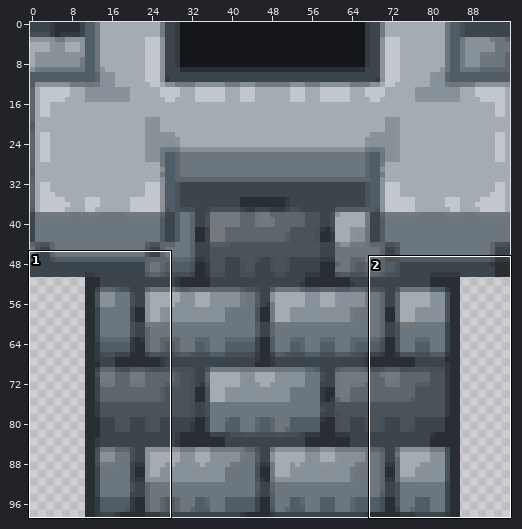
One commit to this sprite sheet: assets/wall.png. Above: a wide view before the commit, with the close-up outlined.
Close-up. Earlier state:
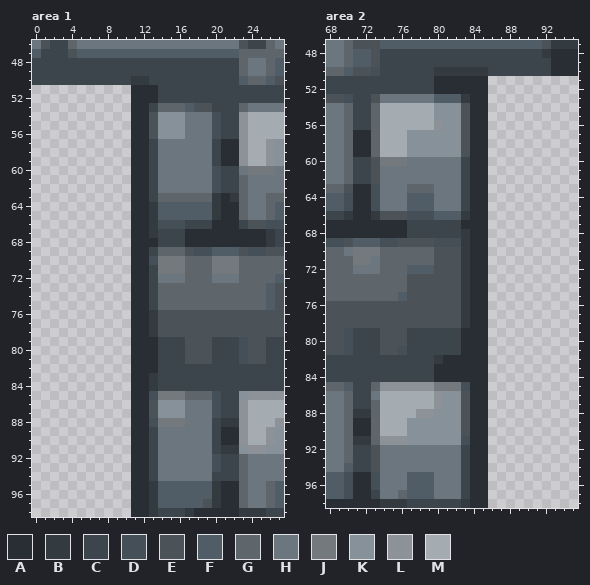
The file is 96x99 pixels. Colours within 5 levels of each other are drawn and written as one. Shown: area 1: x 0..27, y 46..98; area 2: x 68..95, y 47..98.
Palette (. is transparent): A #282e33  B #333b41  C #3c454c  D #454f57  E #4b5359  F #515d66  G #5e666b  H #6b767f  J #73797d  K #869199  L #8c9297  M #a4acb2
Pixels before, area 1, first column x 0:
46 HECCGHHHHHHHHHHHHHHHHHHECCGH
47 FCCCEFFFFFFFFFFFFFFFFFFGGGGG
48 CCCCCCCCCCCCCCCCCCCCCCCGHHGF
49 CCCCCCCCCCCCCCCCCCCCCCCGHHGF
50 CCCCCCCCCCCBBCCCCCCCCCCFGGFE
51 ...........AAACCCCCCCCCCCCCC
52 ...........AAACCCCCCCCCCCCCC
53 ...........AACGGGFEECCCGHHHH
54 ...........AAEKKKHHHDCCLMMMM
55 ...........AAEKKKHHHDCCLMMMM
56 ...........AAEKKKHHHDCCLMMMM
57 ...........AACHHHHHHCAALMMLK
58 ...........AACHHHHHHCAALMMLK
59 ...........AACHHHHHHCAALMMLK
60 ...........AACHHHHHHDCCHJJJH
61 ...........AACHHHHHHDCCGHHHH
62 ...........AACHHHHHHDCCGHHHH
63 ...........AACGGGGGGBABGHHGG
64 ...........AABFFFFFFBAAGHHGF
65 ...........AABFFFFFFBAAGHHGF
66 ...........AABDDDCCCAAACEEDD
67 ...........AABCCCAAAAAAAAABC
68 ...........AAACCCAAAAAAAAABC
69 ...........AACGGGEDDFFFEDDEE
70 ...........AADJJJGGGJJJGGGGG
71 ...........AACJJJGGGJJJGGGGG
72 ...........AACHHHGGGHHHGGGGF
73 ...........AACGGGGGGGGGGGGFE
74 ...........AACGGGGGGGGGGGGFE
75 ...........AACGGGGGGGGGGGGFE
76 ...........AABEEEEEEEEEEEEEE
77 ...........AABEEEEEEEEEEEEEE
78 ...........AABEEEEEEEEEEEEEE
79 ...........AAACCCEEECCCDEECC
80 ...........AAACCCEEECCCDEECC
81 ...........AAACCCEEECCCDEECC
82 ...........AAACCCCCCCCCCCCCC
83 ...........AABCCCCCCCCCCCCCC
84 ...........AABCCCCCCCCCCCCCC
85 ...........AADJJJGGGDCCKLLLL
86 ...........AAEKKKHHHDCCLMMMM
87 ...........AAEKKKHHHDCCLMMMM
88 ...........AADJJJHHHCBBLMMML
89 ...........AACHHHHHHCAALMMLK
90 ...........AACHHHHHHCAALMMLK
91 ...........AACHHHHHHCBBKLLKK
92 ...........AACHHHHHHDCCGHHHH
93 ...........AACHHHHHHDCCGHHHH
94 ...........AACHHHHHHCCCGHHHH
95 ...........AABFFFFFFBAAGHHGF
96 ...........AABFFFFFFBAAGHHGF
97 ...........AABFFFFFEBAAGHHGF
98 ...........AABCCCBAAAAABBBCC
Pixels before, area 2, first column x 68:
47 HHGEEEFFFFFFFFFFFFFFFFFFEBBB
48 HHGFFECCCCCCCCCCCCCCCCCCBAAA
49 HHGFFECCCCCCCCCCCCCCCCCCCAAA
50 GGFEEDCCCCCCBBBBBBCCCCCCCAAA
51 CCCCCCCCCCCCAAAAAA..........
52 CCCCCCCCCCCCAAAAAA..........
53 EEDCCEHHHHHHFFFBAA..........
54 HHGCCGMMMMMMKKKEAA..........
55 HHGCCGMMMMMMKKKEAA..........
56 HHGCCGMMMMMMLKKEAA..........
57 HHGAAGMMMKKKKKKEAA..........
58 HHGAAGMMMKKKKKKEAA..........
59 HHGAAGMMMKKKKKKEAA..........
60 HHGCCEJJJHHHHHHCAA..........
61 HHGCCEHHHHHHHHHCAA..........
62 HHGCCEHHHHHHHHHCAA..........
63 GGEAADHHHGGGHHHCAA..........
64 FFDAADHHHFFFHHHCAA..........
65 FFDAADHHHFFFHHHCAA..........
66 CCBAABEEEDDDFFFBAA..........
67 AAAAAAAAACCCCCCAAA..........
68 AAAAAAAAACCCCCCBAA..........
69 DDEFFFDDEEEEDDDBAA..........
70 GGHJJJGGGGGGEEEBAA..........
71 GGGJJHGGGGGGEEEBAA..........
72 GGGHHHGGGFFFEEEBAA..........
73 GGGGGGGGGEEEEEEBAA..........
74 GGGGGGGGGEEEEEEBAA..........
75 GGGGGGGGFEEEEEEBAA..........
76 EEEEEEEEEEEEEEEBAA..........
77 EEEEEEEEEEEEEEEBAA..........
78 EEEEEEEEEEEEEEEBAA..........
79 EEDCCCEEECCCCCCAAA..........
80 EEDCCCEEECCCCCCAAA..........
81 EEDCCCEEDCCCCCCAAA..........
82 CCCCCCCCCCCCBAAAAA..........
83 CCCCCCCCCCCCAAAAAA..........
84 CCCCCCCCCCCCAAAAAA..........
85 GGFCCGLLLLLLJJJDAA..........
86 HHGCCHMMMMMMLKKEAA..........
87 HHGCCGMMMMMMLKKEAA..........
88 HHGBBGMMMMLLKKKEAA..........
89 HHGAAGMMMKKKKKKEAA..........
90 HHGAAGMMMKKKKKKEAA..........
91 HHGBBGLLLKKKKKKDAA..........
92 HHGCCEHHHHHHHHHCAA..........
93 HHGCCEHHHHHHHHHCAA..........
94 HHFCCEHHHHHHHHHCAA..........
95 FFDAADHHHFFFHHHCAA..........
96 FFDAADHHHFFFHHHCAA..........
97 FFDAACHHGFFFHHHCAA..........
98 AAAAAABBBCCCCCCBAA..........
The result:
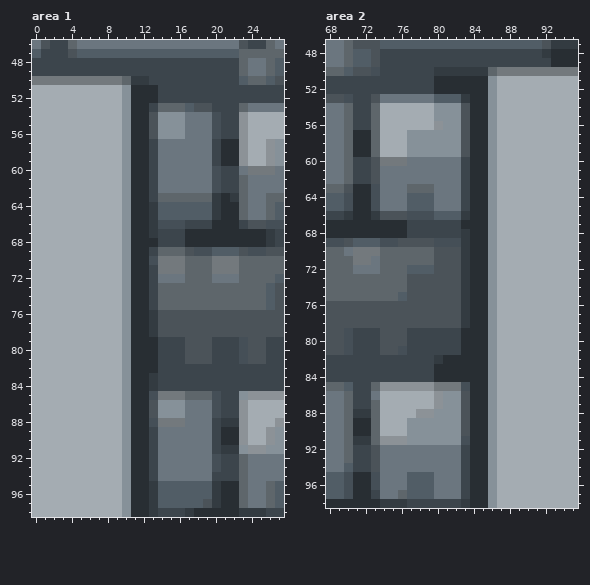
Edits made:
Changed rows in their new state; - is an unchanged pixel.
Area 1:
first column x 0:
50 JJJJJJJJJJG
51 MMMMMMMMMMK
52 MMMMMMMMMMK
53 MMMMMMMMMMK
54 MMMMMMMMMMK
55 MMMMMMMMMMK
56 MMMMMMMMMMK
57 MMMMMMMMMMK
58 MMMMMMMMMMK
59 MMMMMMMMMMK
60 MMMMMMMMMMK
61 MMMMMMMMMMK
62 MMMMMMMMMMK
63 MMMMMMMMMMK
64 MMMMMMMMMMK
65 MMMMMMMMMMK
66 MMMMMMMMMMK
67 MMMMMMMMMMK
68 MMMMMMMMMMK
69 MMMMMMMMMMK
70 MMMMMMMMMMK
71 MMMMMMMMMMK
72 MMMMMMMMMMK
73 MMMMMMMMMMK
74 MMMMMMMMMMK
75 MMMMMMMMMMK
76 MMMMMMMMMMK
77 MMMMMMMMMMK
78 MMMMMMMMMMK
79 MMMMMMMMMMK
80 MMMMMMMMMMK
81 MMMMMMMMMMK
82 MMMMMMMMMMK
83 MMMMMMMMMMK
84 MMMMMMMMMMK
85 MMMMMMMMMMK
86 MMMMMMMMMMK
87 MMMMMMMMMMK
88 MMMMMMMMMMK
89 MMMMMMMMMMK
90 MMMMMMMMMMK
91 MMMMMMMMMMK
92 MMMMMMMMMMK
93 MMMMMMMMMMK
94 MMMMMMMMMMK
95 MMMMMMMMMMK
96 MMMMMMMMMMK
97 MMMMMMMMMMK
98 MMMMMMMMMMK
Area 2:
first column x 86:
50 GJJJJJJJJJ
51 KMMMMMMMMM
52 KMMMMMMMMM
53 KMMMMMMMMM
54 KMMMMMMMMM
55 KMMMMMMMMM
56 KMMMMMMMMM
57 KMMMMMMMMM
58 KMMMMMMMMM
59 KMMMMMMMMM
60 KMMMMMMMMM
61 KMMMMMMMMM
62 KMMMMMMMMM
63 KMMMMMMMMM
64 KMMMMMMMMM
65 KMMMMMMMMM
66 KMMMMMMMMM
67 KMMMMMMMMM
68 KMMMMMMMMM
69 KMMMMMMMMM
70 KMMMMMMMMM
71 KMMMMMMMMM
72 KMMMMMMMMM
73 KMMMMMMMMM
74 KMMMMMMMMM
75 KMMMMMMMMM
76 KMMMMMMMMM
77 KMMMMMMMMM
78 KMMMMMMMMM
79 KMMMMMMMMM
80 KMMMMMMMMM
81 KMMMMMMMMM
82 KMMMMMMMMM
83 KMMMMMMMMM
84 KMMMMMMMMM
85 KMMMMMMMMM
86 KMMMMMMMMM
87 KMMMMMMMMM
88 KMMMMMMMMM
89 KMMMMMMMMM
90 KMMMMMMMMM
91 KMMMMMMMMM
92 KMMMMMMMMM
93 KMMMMMMMMM
94 KMMMMMMMMM
95 KMMMMMMMMM
96 KMMMMMMMMM
97 KMMMMMMMMM
98 KMMMMMMMMM
